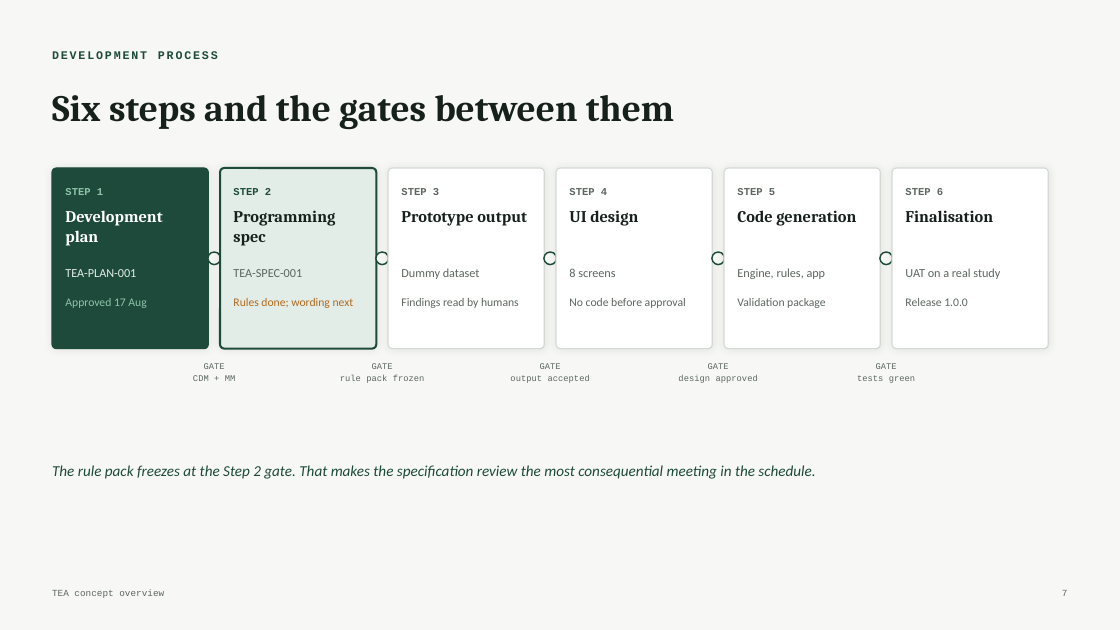
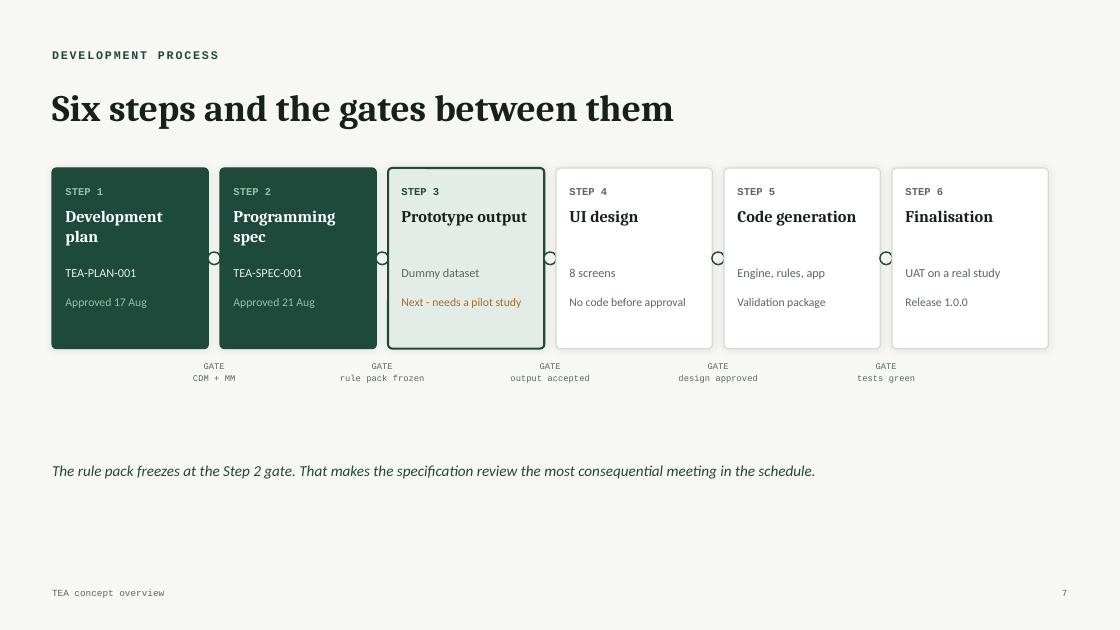
Before and after one commit to Dan5050-now/project1, a slide deck: slide 7 of docs/concept/TEA-concept-overview.pptx. Drawn at 1120x630 pixels with LibreOffice and Linux fonts; fonts in the diff are those of the drawing. Boxes give left, top, right and bottom in pixels: in the first picture for what was removed or moved away, otherwise in the second. Text is boxed around its words. In the diff, an @@ line names an element or a change of style, - is before the commit and + after.

```diff
--- a/docs/concept/TEA-concept-overview.pptx
+++ b/docs/concept/TEA-concept-overview.pptx
@@ rounded rectangle at (x1=220, y1=168, x2=376, y2=349): fill #E3EDE7 to #1D4A3A; outline #1D4A3A 1.75 pt to #1D4A3A 1 pt @@
@@ rounded rectangle at (x1=388, y1=168, x2=544, y2=349): fill #FFFFFF to #E3EDE7; outline #D4DAD2 1 pt to #1D4A3A 1.75 pt @@
@@ text "STEP 2" at (x1=233, y1=188, x2=271, y2=195): text colour #1D4A3A to #8FC4A9 @@
@@ text "Programming spec" at (x1=233, y1=210, x2=335, y2=246): text colour #16201C to #FFFFFF @@
@@ text "STEP 3" at (x1=401, y1=188, x2=439, y2=195): text colour #5C665F to #1D4A3A @@
@@ text "TEA-SPEC-001" at (x1=233, y1=269, x2=302, y2=277): text colour #5C665F to #E3EDE7 @@
@@ text at (x1=233, y1=298, x2=314, y2=308): text changed; text colour #B06A1F to #8FC4A9 @@
-Rules done; wording next
+Approved 21 Aug
@@ text at (x1=401, y1=298, x2=522, y2=308): text changed; text colour #5C665F to #B06A1F @@
-Findings read by humans
+Next - needs a pilot study
```
Also in this commit, not shown: 2 other slides changed, 9 other files.
